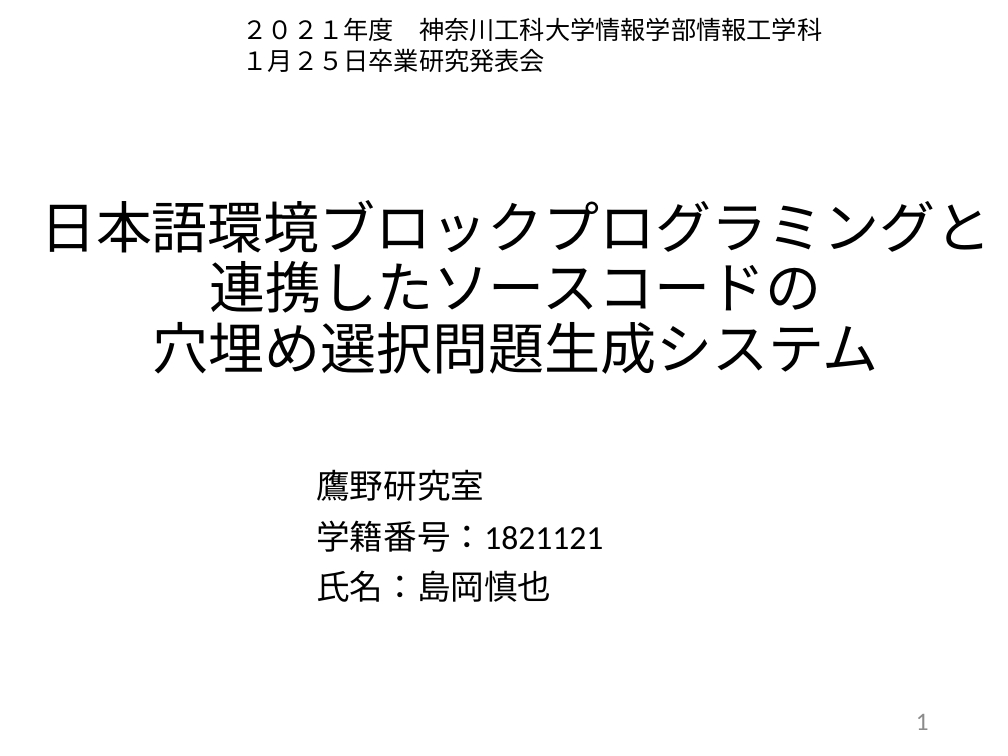
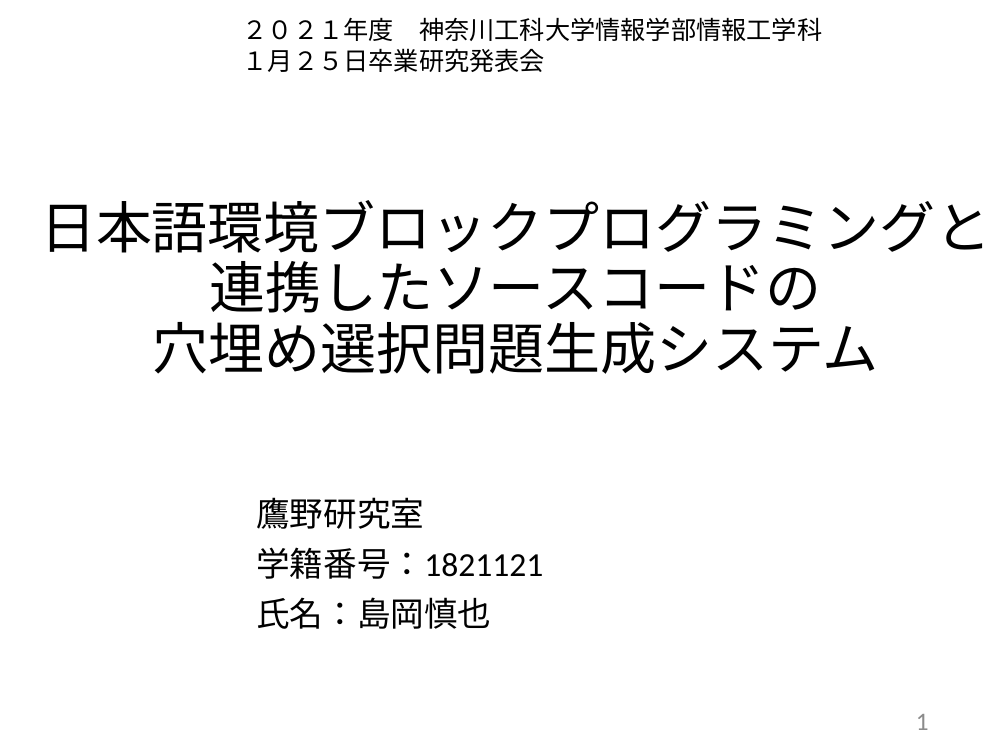
Before and after one commit to kait-takanolab/1821121-shimaoka-thesis, a slide deck: slide 1 of 1821121_shimaoka_thesis.pptx. Drawn at 1008x756 pixels with LibreOffice and Linux fonts; fonts in the diff are those of the drawing. Boxes give left, top, right and bottom in pixels: in the first picture for what was removed or moved away, otherwise in the second. Text is boxed around its words. In the diff, an @@ line names an element or a change of style, - is before the commit and + after.

```diff
--- a/1821121_shimaoka_thesis.pptx
+++ b/1821121_shimaoka_thesis.pptx
@@ subtitle "鷹野研究室": place and size @@
-subtitle "鷹野研究室" at box(316, 469, 603, 602)
+subtitle "鷹野研究室" at box(256, 497, 543, 629)
```
Also in this commit, not shown: 6 other slides changed, 2 slides added.
